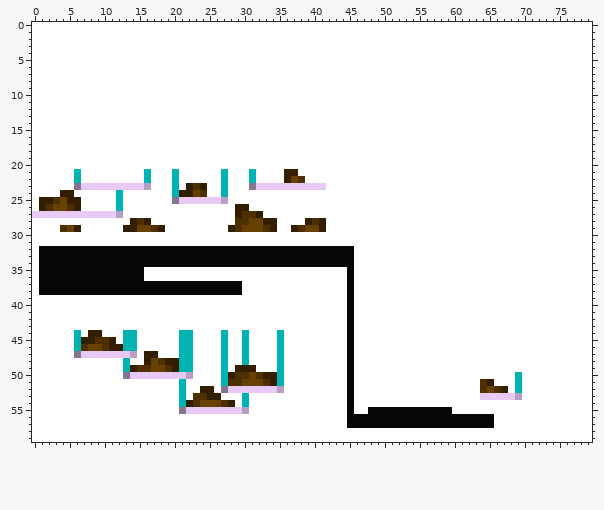
Edited in one commit: sprite sheet (source/level_data/layouts/level3/layer1.png). That is the earlier state.
The file is 80x60 pixels.
Now the later version:
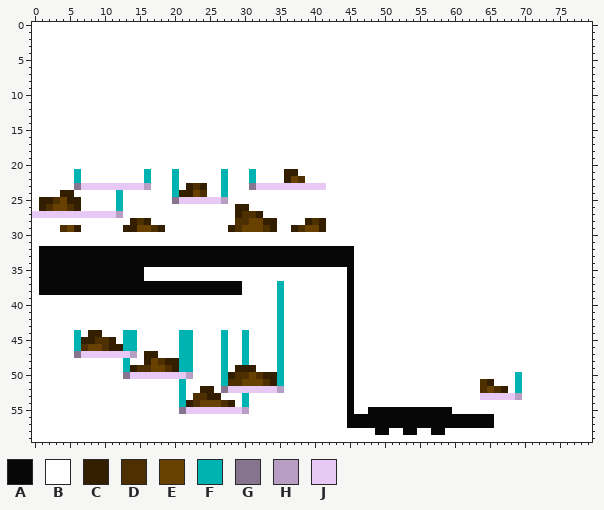
Palette (. is transparent): A #070707  B #ffffff  C #331f00  D #4d2f00  E #684000  F #00b3b3  G #87758f  H #b79ec2  J #e8c9f6
Changes in this commit:
@@ x 33..37 @@
 36 BBBBB
-37 BBBBB
-38 BBBBB
-39 BBBBB
-40 BBBBB
-41 BBBBB
-42 BBBBB
-43 BBBBB
+37 BBFBB
+38 BBFBB
+39 BBFBB
+40 BBFBB
+41 BBFBB
+42 BBFBB
+43 BBFBB
 44 BBFBB
@@ x 47..60 @@
 57 AAAAAAAAAAAAAA
-58 BBBBBBBBBBBBBB
+58 BBAABBAABBAABB
 59 BBBBBBBBBBBBBB
